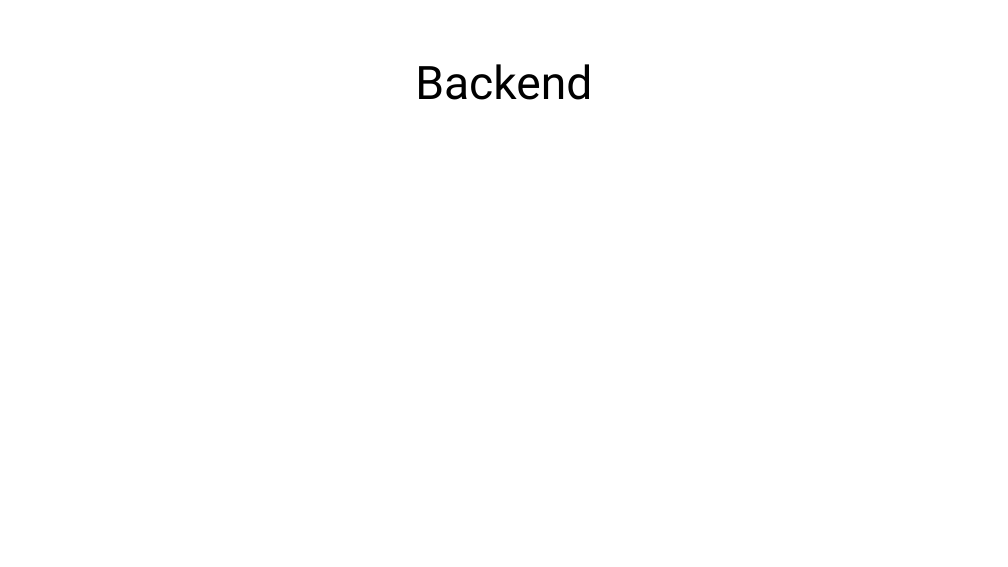
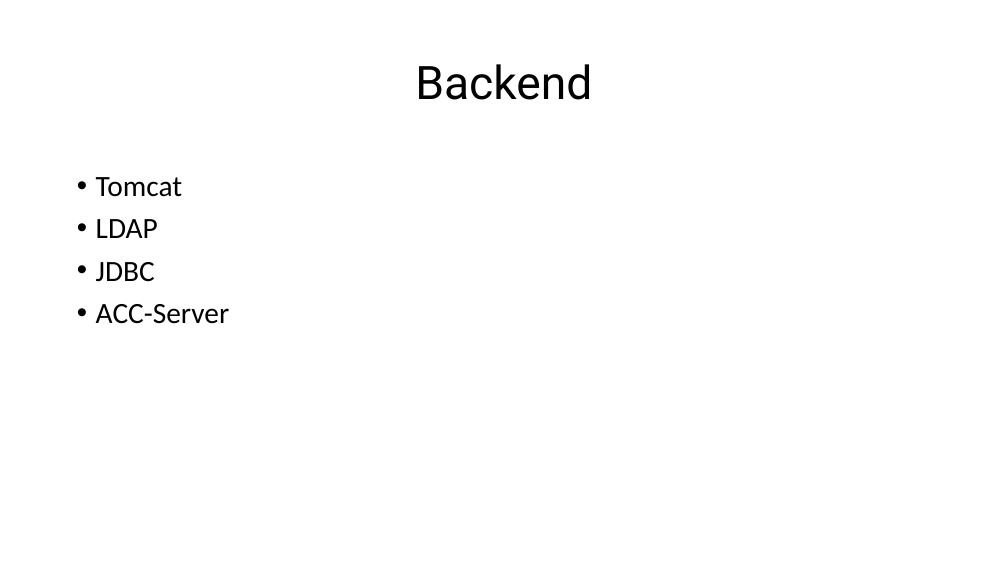
Before and after one commit to giuliobosco/domotics, a slide deck: slide 13 of presentation/domotics presentation.pptx. Drawn at 1008x567 pixels with LibreOffice and Linux fonts; fonts in the diff are those of the drawing. Boxes give left, top, right and bottom in pixels: in the first picture for what was removed or moved away, otherwise in the second. Text is boxed around its words. In the diff, an @@ line names an element or a change of style, - is before the commit and + after.

```diff
--- a/presentation/domotics presentation.pptx
+++ b/presentation/domotics presentation.pptx
@@ text added at (96,177,230,324), 28 pt, text #000000 @@
+• Tomcat
+• LDAP
+• JDBC
+• ACC-Server
```
Also in this commit, not shown: 3 other slides changed.
